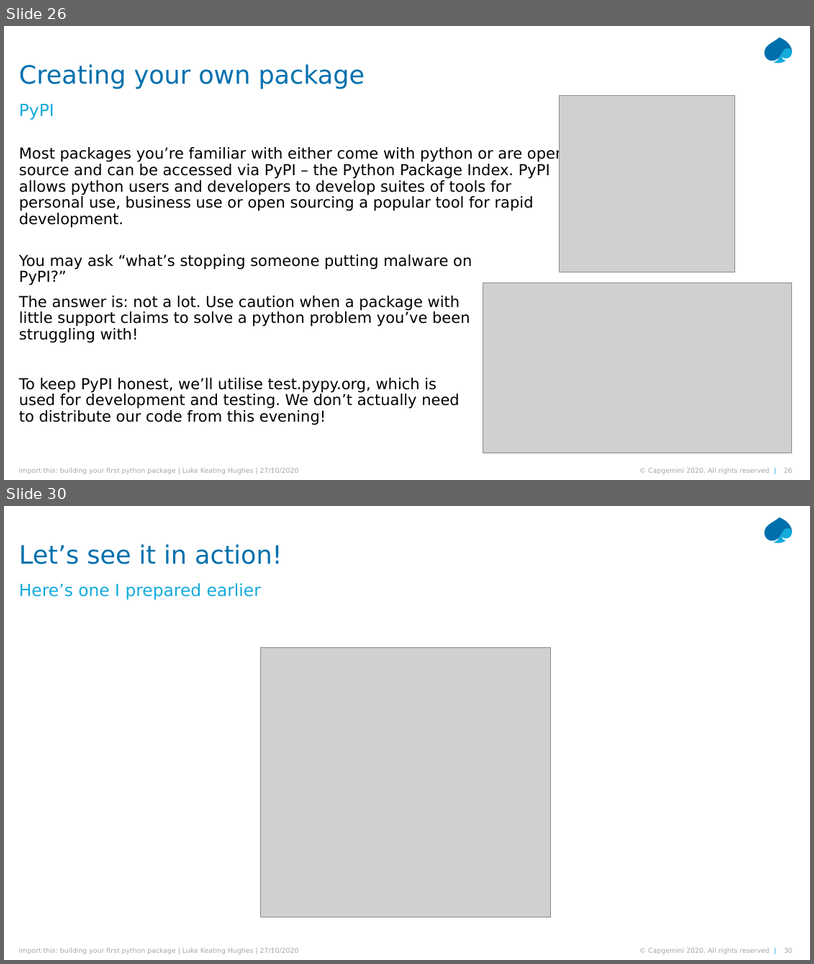
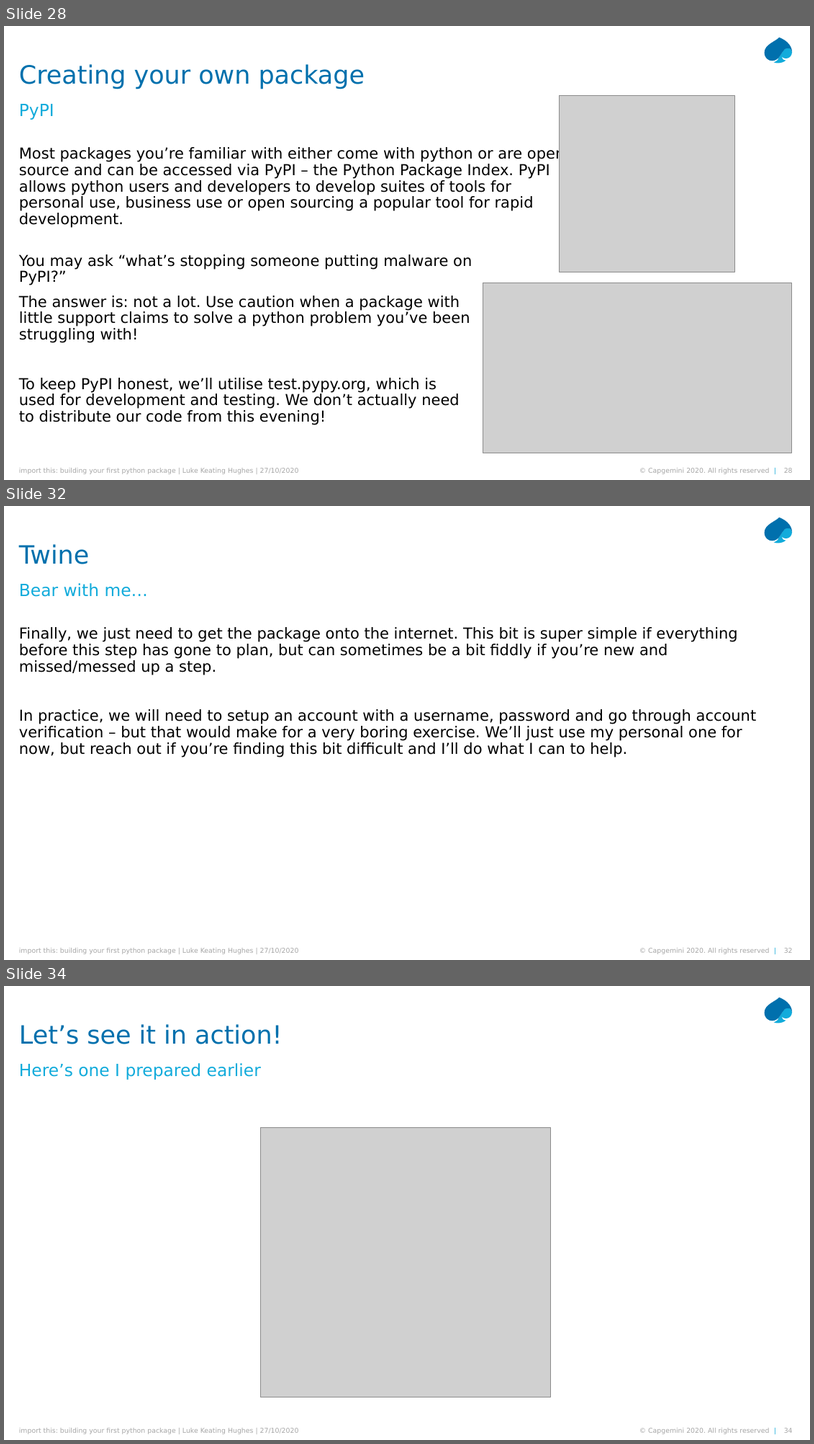
Before and after one commit to lukekh/Cards, a slide deck: Presentation/import_this.pptx. Shown one above the other, each under a label of ours: slides 26 and 30 before the commit, slides 28, 32 and 34 after it; the slides between them are not shown. The pictures are 814x964 and 814x1444 pixels, drawn with LibreOffice and Linux fonts; fonts in the diff are those of the drawing; grey boxes stand for pictures. Boxes give left, top, right and bottom in pixels: in the first picture for what was removed or moved away, otherwise in the second. Text is boxed around its words. In the diff, an @@ line names an element or a change of style, - is before the commit and + after.

```diff
--- a/Presentation/import_this.pptx
+++ b/Presentation/import_this.pptx
@@ slide 32 added at [4, 506, 810, 960], background #FFFFFF; not listed: 5 template elements that a slide beside it also shows @@
@@ title added at [19, 544, 90, 564], 30 pt, text #0070AD @@
+Twine
@@ text added at [19, 583, 148, 597], 20 pt, text #12ABDB @@
+Bear with me…
@@ text added at [19, 627, 757, 757], 18 pt, text #000000 @@
+Finally, we just need to get the package onto the internet. This bit is super simple if everything before this step has gone to plan, but can sometimes be a bit fiddly if you’re new and missed/messed up a step.
+In practice, we will need to setup an account with a username, password and go through account verification – but that would make for a very boring exercise. We’ll just use my personal one for now, but reach out if you’re finding this bit difficult and I’ll do what I can to help.
@@ what was slide 26 is now slide 28 @@
@@ what was slide 30 is now slide 34 @@
```
Also in this commit, not shown: 3 slides changed, 4 other slides added, 1 slide removed, 3 other files.
